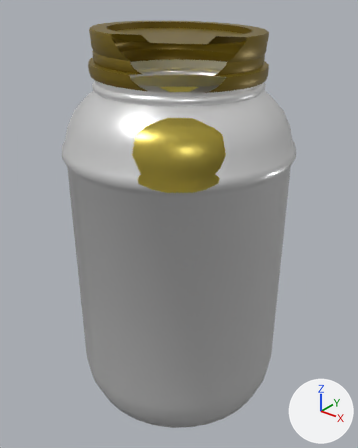
Two versions of the FBX model Assets/Models/jarate.fbx, one commit apart.
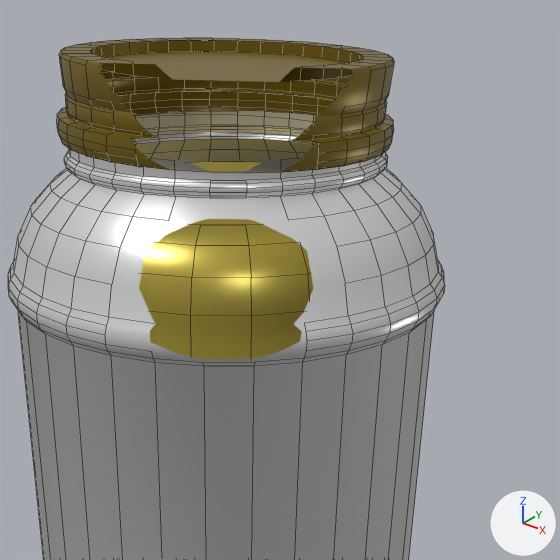
Each version is shown whole from a 50 mm camera at (0.323, -0.403, 0.29) aimed at (-0.001, 0.002, 0.039), then close up on the part from 16% to 100% of the width and 0% to 67% of the height. Every picture has the same lights, and +X, +Y and +Z are marked at lower right. The close-ups show mesh edges as thin lines. Everything nearer to the camera than a plane just in front of the edit is cut away. Where no turn or scale is listed for an object, it has been applied to the vertices.

The older version as bpy lines, for what is in view:
```python
me_cylinder = bpy.data.meshes.new('Cylinder')
me_cylinder.from_pydata(...)  # 1120 vertices, 1058 faces; spans x -0.123..0.123, y -0.123..0.123, z -0.185..0.252
# faces by material slot: [641, 417]
me_cylinder.materials.append(mat_jar)  # white #e7e7e7
me_cylinder.materials.append(mat_lid)  # yellow #7d6816
me_cylinder_001 = bpy.data.meshes.new('Cylinder.001')
me_cylinder_001.from_pydata(...)  # 192 vertices, 170 faces; spans x -0.109..0.109, y -0.109..0.109, z -0.178..0.18
me_cylinder_001.materials.append(mat_jarate_liquid)  # yellow #e7d463
ob_jarate_jar = bpy.data.objects.new('jarate jar', me_cylinder)
ob_jarate_jar.location = (0.0, 0.0, 0.0008)
ob_jarate_liquid = bpy.data.objects.new('jarate liquid', me_cylinder_001)
ob_jarate_liquid.location = (0.0, 0.0, 0.0)
```
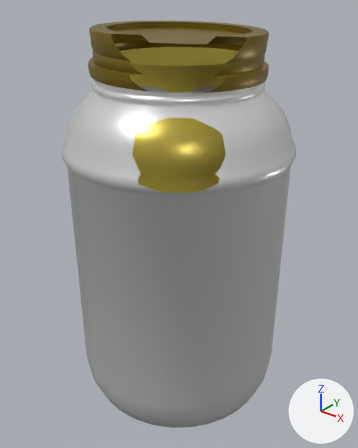
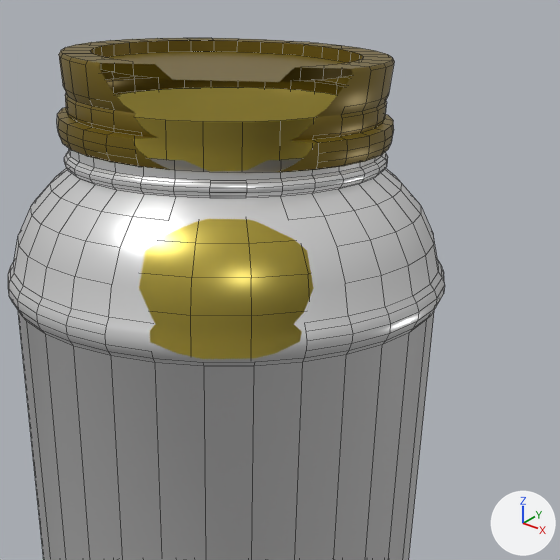
Commit message: Update jarate liquid shape to fill lid

Boxes [x1, y1, x2, y2] around the edits, measured in the close-ups (560 x 560 px):
'jarate liquid', reshaped
    before: [139, 161, 314, 359]
    after: [116, 87, 337, 359]
part 1 of me_cylinder_001, built on
    before: [142, 161, 308, 278]
    after: [116, 87, 337, 278]

The change in detail:
me_cylinder_001 is used by ob_jarate_liquid; location (0.0, 0.0, 0.0).
me_cylinder_001 had 192 vertices, 170 faces and spanned x -0.109..0.109, y -0.109..0.109, z -0.178..0.18.
me_cylinder_001 now has 240 vertices, 218 faces and spans x -0.109..0.109, y -0.109..0.109, z -0.178..0.226.
Part 1, on me_cylinder_001:
1 face is deleted.
24 vertices in x -0.095..0.095, y -0.095..0.095, z 0.174 move by (0.0, 0.0, 0.001).
24 vertices move from x -0.082..0.082, y -0.082..0.082, z 0.18 to x -0.084..0.084, y -0.084..0.084, z 0.185.
24 vertices are added at x -0.071..0.071, y -0.071..0.071, z 0.192.
24 new vertices lie (0.0, 0.0, 0.034) away from vertices in x -0.071..0.071, y -0.071..0.071, z 0.192.
49 new faces join them.
